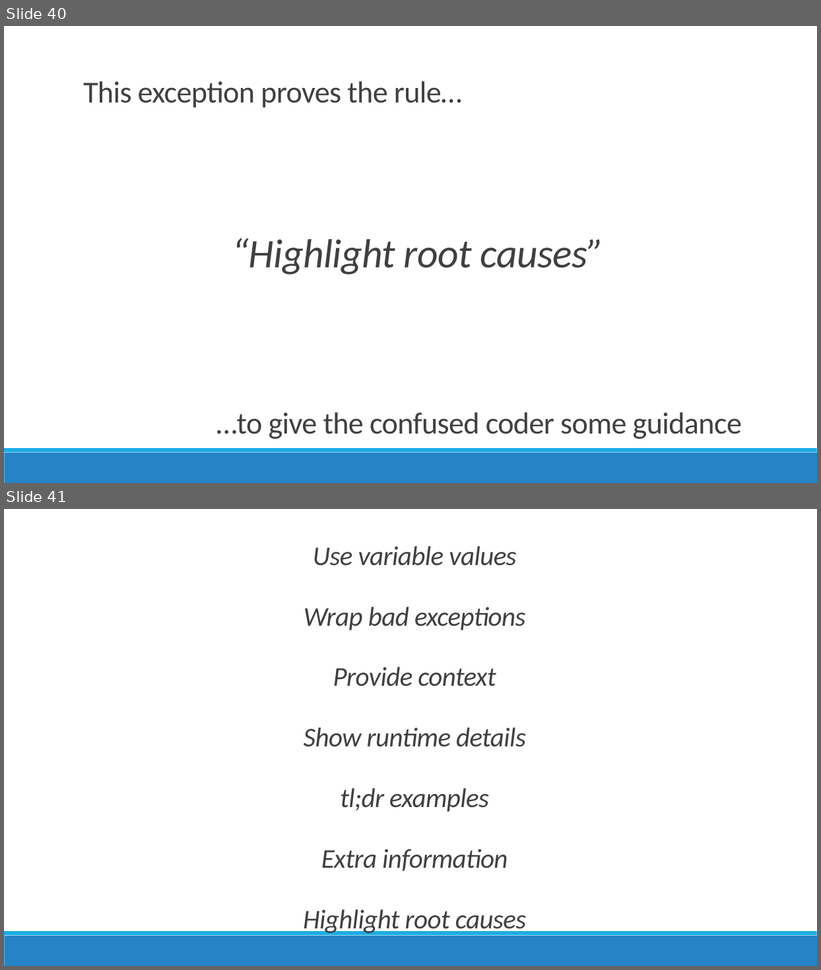
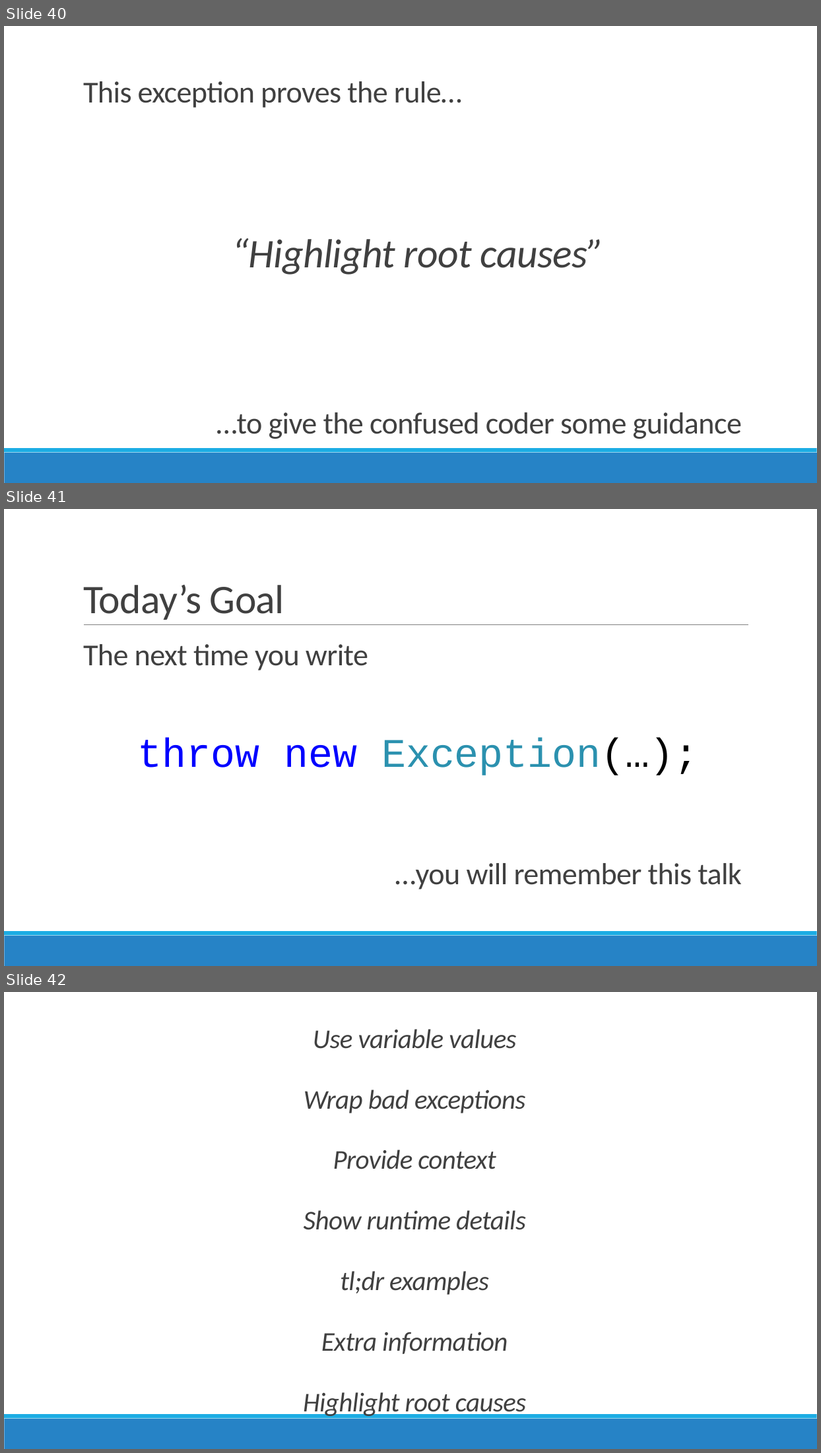
Before and after one commit to jamesrcounts/ExceptionalTalk, a slide deck: Exceptional Exceptions.pptx. Shown one above the other, each under a label of ours: slides 40 and 41 before the commit, slides 40, 41 and 42 after it. The pictures are 821x970 and 821x1453 pixels, drawn with LibreOffice and Linux fonts; fonts in the diff are those of the drawing. Boxes give left, top, right and bottom in pixels: in the first picture for what was removed or moved away, otherwise in the second. Text is boxed around its words. In the diff, an @@ line names an element or a change of style, - is before the commit and + after.

Commit message:
reiteration of goal

```diff
--- a/Exceptional Exceptions.pptx
+++ b/Exceptional Exceptions.pptx
@@ slide 41 added at <box>4,509,817,966</box>, background #FFFFFF; not listed: 2 template elements that a slide beside it also shows @@
@@ title added at <box>83,585,284,620</box>, 48 pt, text #404040 @@
+Today’s Goal
@@ line added from (84, 625) to (748, 625), #808080 0.5 pt @@
@@ text added at <box>83,644,368,671</box>, 36 pt, text #404040 @@
+The next time you write
@@ text added at <box>137,738,698,776</box>, 48 pt, text #2B91AF @@
+  throw new Exception(…);
@@ text added at <box>395,863,742,890</box>, 36 pt, text #404040 @@
+…you will remember this talk
@@ what was slide 41 is now slide 42 @@
```
